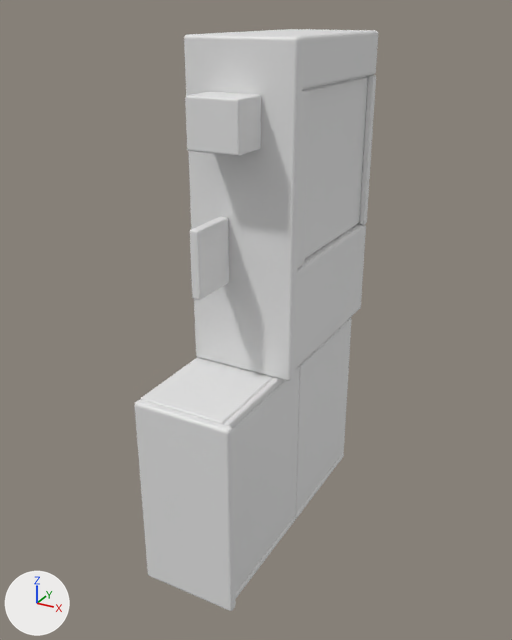
The OBJ model landstalker/data/proxies/merc_hearth_688.obj as it was, and as the next commit left it.
One viewpoint serves both versions: a 50 mm camera at (265.6, -116.4, 291.2) aimed at (215.5, -25.3, 245.6). Every picture has the same lights, and +X, +Y and +Z are marked at lower left. The older version comes first. Where no turn or scale is listed for an object, it has been applied to the vertices. Vertices at exactly the same position are counted once.

Names of what the first picture shows: 'merc_hearth_688'.
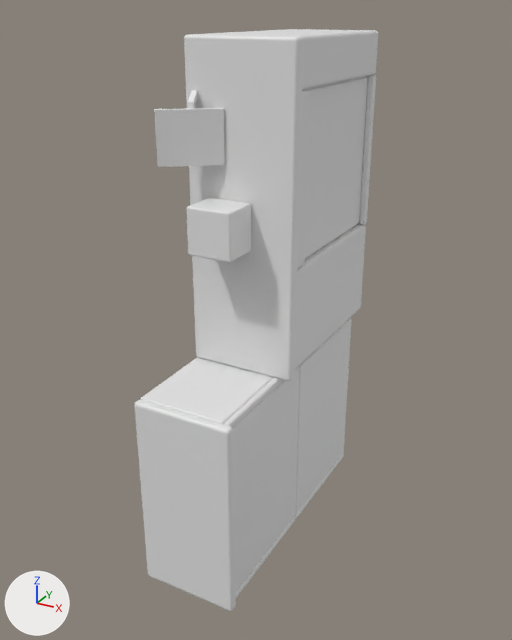
The change in detail:
me_merc_hearth_688 is used by ob_merc_hearth_688; location (0.0, 0.0, 0.0).
me_merc_hearth_688 had 2994 vertices, 2991 faces and spanned x 208.0..225.0, y -48.0..0.0, z 208.0..288.0.
me_merc_hearth_688 now has 2858 vertices, 2853 faces and spans x 206.4..225.0, y -48.0..0.0, z 208.0..288.0.
me_merc_hearth_688 part 1: the loose piece of 152 vertices spanning x 213.2..214.8, y -40.0..-32.0, z 254.0..264.0 is deleted.
Part 2, on me_merc_hearth_688:
76 vertices in x 212.0..212.3, y -38.0..-32.0, z 274.0..281.0 move by (-0.5, 0.0, -14.5).
76 vertices in x 219.7..220.0, y -38.0..-32.0, z 274.0..281.0 move by (-1.5, 0.0, -14.5).
16 vertices are added at x 206.4..214.4, y -37.8..-31.5, z 271.4..281.0.
12 new faces join them.

Boxes (x1, y1, x2, y2) around the edits, measured in the pictures (512 x 640 px; the box of a moved part takes in the faces that stretch with it):
part 1 of me_merc_hearth_688, deleted
    before: (190, 217, 229, 300)
part 2 of me_merc_hearth_688, moved or reshaped
    before: (185, 92, 261, 156)
    after: (154, 90, 251, 263)
